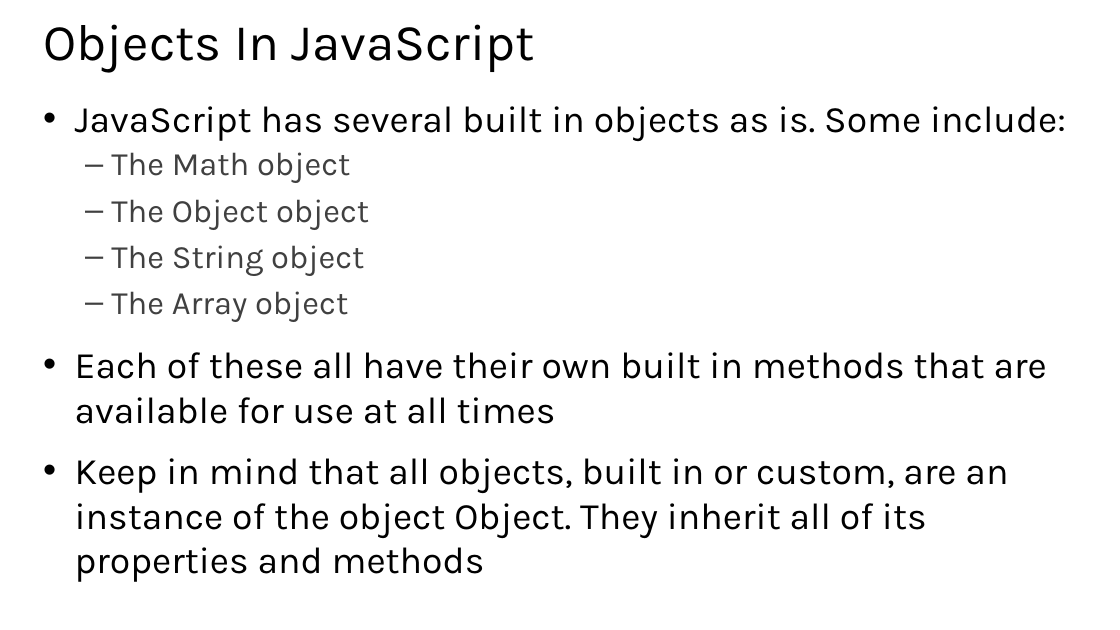
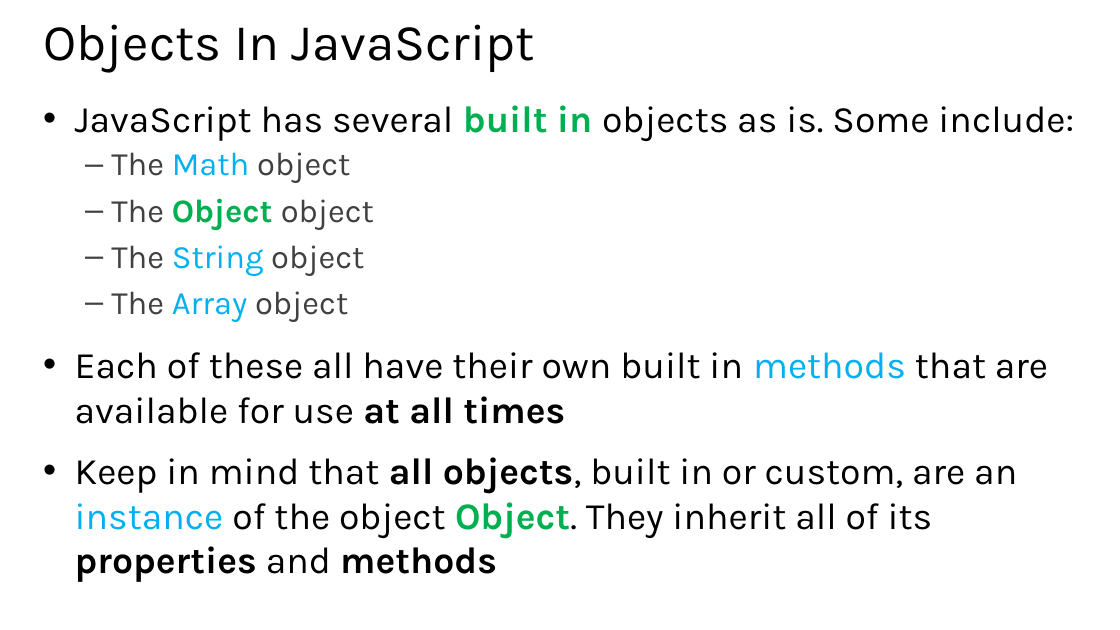
Before and after one commit to xgqfrms/MVA, a slide deck: slide 6 of 01面向有经验开发人员的 JavaScript 课程/MVA resource/02.pptx. Drawn at 1120x630 pixels with LibreOffice and Linux fonts; fonts in the diff are those of the drawing. Boxes give left, top, right and bottom in pixels: in the first picture for what was removed or moved away, otherwise in the second. Text is boxed around its words. In the diff, an @@ line names an element or a change of style, - is before the commit and + after.

```diff
--- a/01面向有经验开发人员的 JavaScript 课程/MVA resource/02.pptx
+++ b/01面向有经验开发人员的 JavaScript 课程/MVA resource/02.pptx
@@ text "JavaScript has several built in ..." at (x1=75, y1=105, x2=1074, y2=582): text colour #000000 to #00B050 in "built in", "Object."; bold on in "built in", "Object", "at all times", "all objects, Object. properties methods"; text colour #404040 to #00B0F0 in "Math", "String", "Array"; text colour #404040 to #00B050 in "Object"; text colour #000000 to #00B0F0 in "methods", "instance" @@
```
Also in this commit, not shown: 10 other slides changed, 4 other files.
